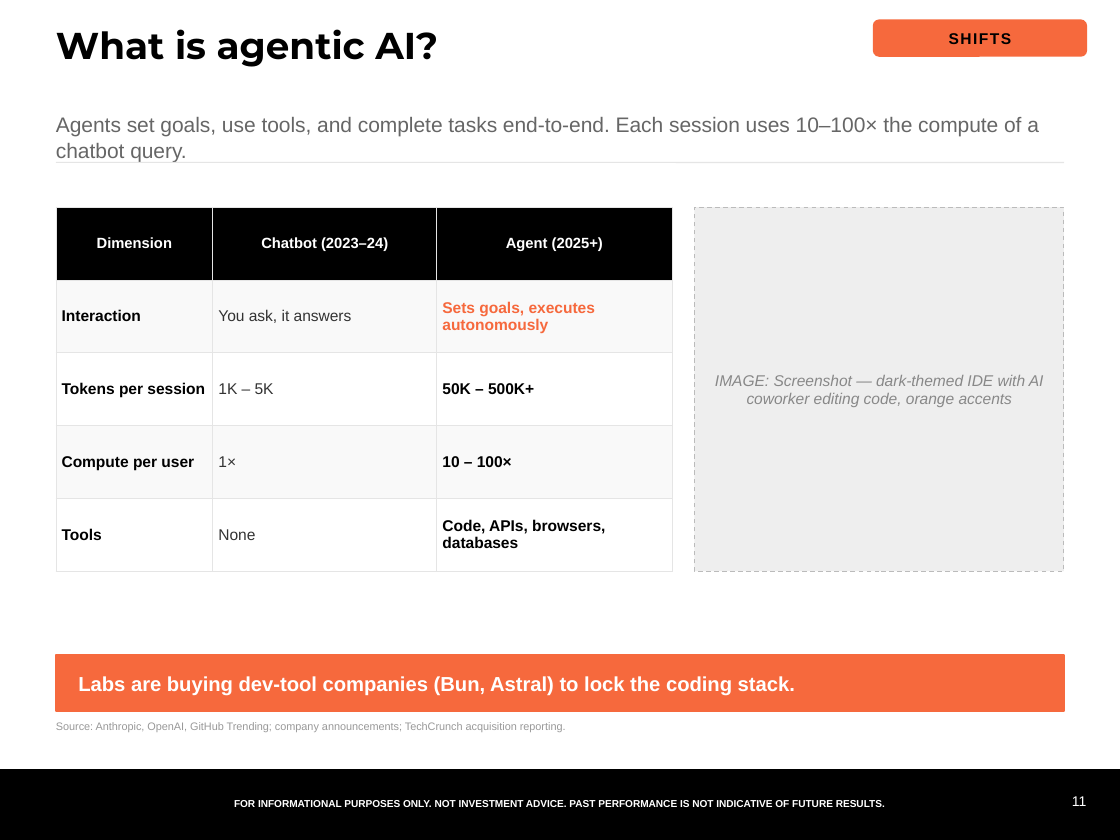
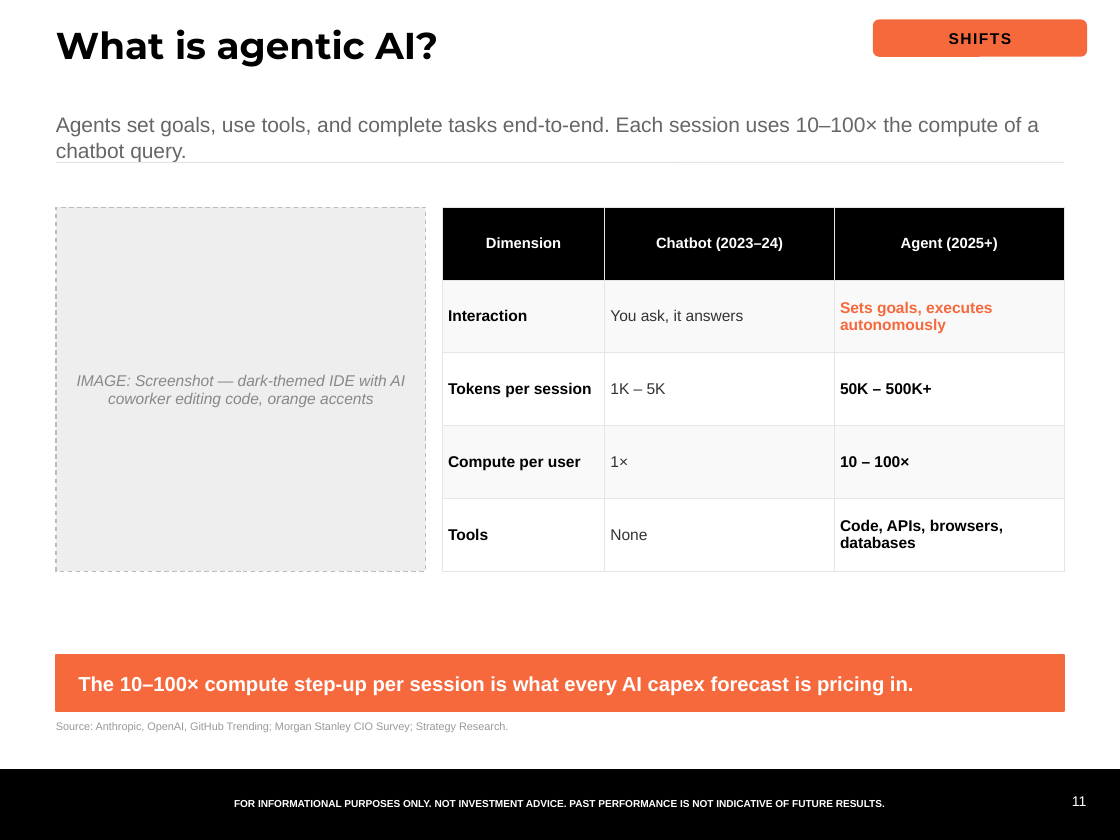
Before and after one commit to samuelcmcclellan-cell/ai-markets-deck, a slide deck: slide 11 of ai-markets-deck.pptx. Drawn at 1120x840 pixels with LibreOffice and Linux fonts; fonts in the diff are those of the drawing. Boxes give left, top, right and bottom in pixels: in the first picture for what was removed or moved away, otherwise in the second. Text is boxed around its words. In the diff, an @@ line names an element or a change of style, - is before the commit and + after.

```diff
--- a/ai-markets-deck.pptx
+++ b/ai-markets-deck.pptx
@@ rectangle: place and size @@
-rectangle at (694,207,1064,571)
+rectangle at (56,207,426,571)
@@ text "IMAGE: Screenshot — dark-themed IDE ...": place and size @@
-text "IMAGE: Screenshot — dark-themed IDE ..." at (715,375,1044,407)
+text "IMAGE: Screenshot — dark-themed IDE ..." at (77,375,405,407)
@@ table: place and size @@
-table at (56,207,672,552)
+table at (442,207,1064,552)
@@ text at (78,676,914,696): text changed @@
-Labs are buying dev-tool companies (Bun, Astral) to lock the coding stack.
+The 10–100× compute step-up per session is what every AI capex forecast is pricing in.
@@ text at (56,722,508,732): text changed @@
-Source: Anthropic, OpenAI, GitHub Trending; company announcements; TechCrunch acquisition reporting.
+Source: Anthropic, OpenAI, GitHub Trending; Morgan Stanley CIO Survey; Strategy Research.
```
Also in this commit, not shown: 4 other slides changed, 2 slides added, 2 slides removed, 8 other files.
